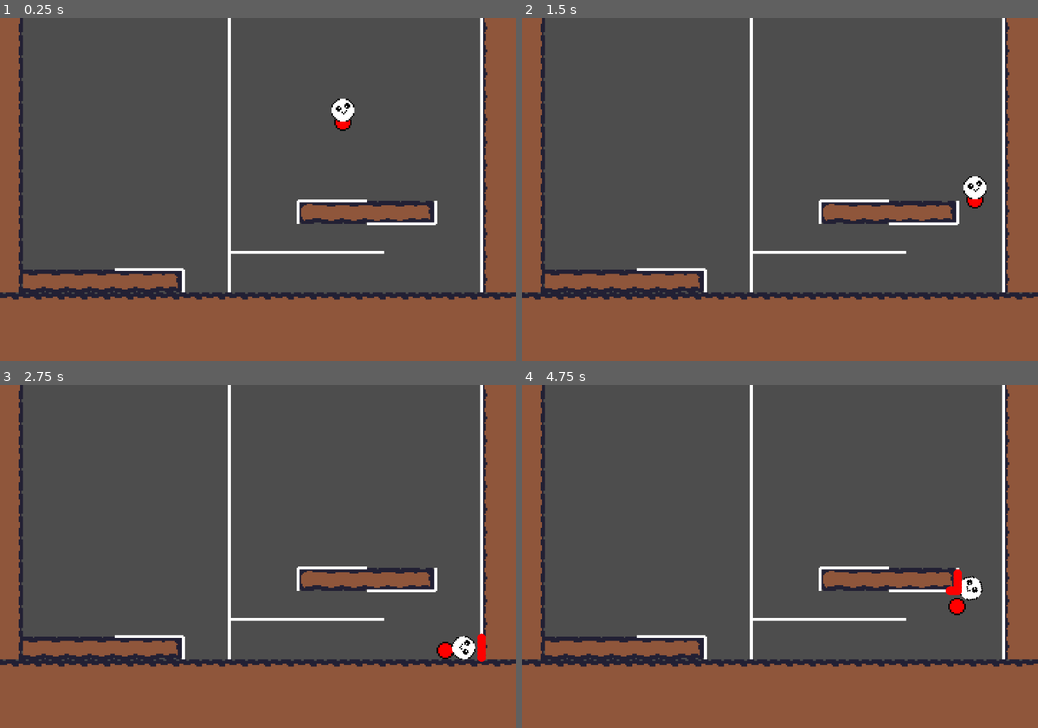
Above: before the commit, frames 1-4 (two rows, left to right).
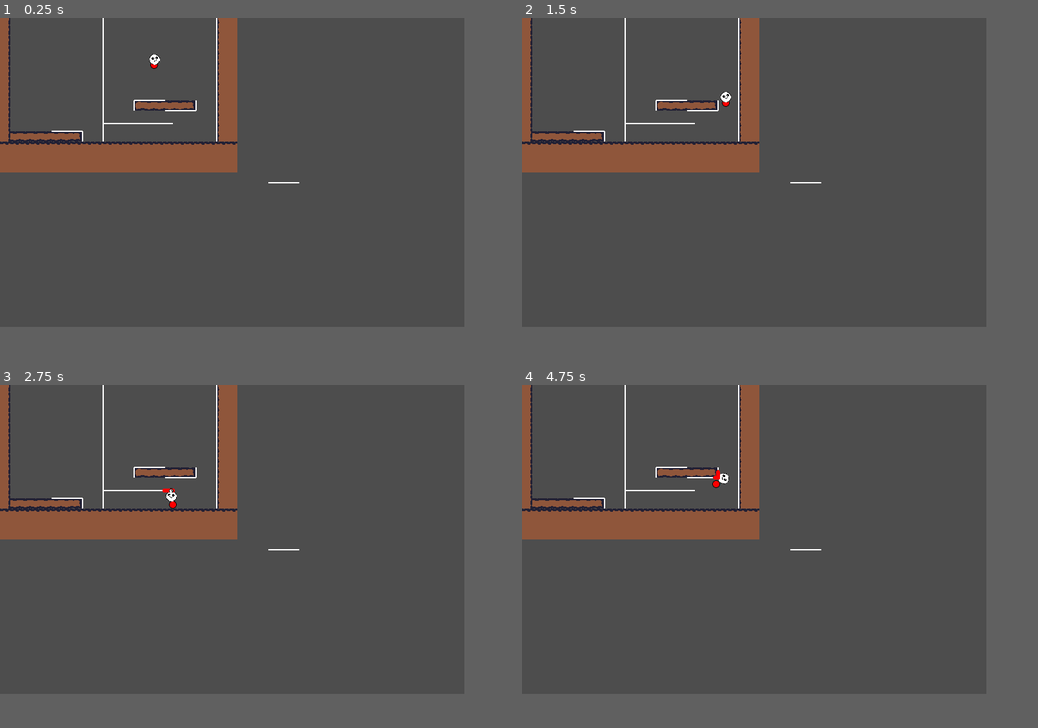
Above: after the commit, the same moments.

Repository: Victor-Boone/climbclimb
Game: Godot game, scene res://scenes/main.tscn
The game is run twice, just before and just after one commit, with the same random seed, the same clock (stepped at 60 frames per second) and the same inputs.
Inputs:
- Up to frame 1 (0.25 s): no input
- Up to frame 2 (1.5 s): hold Shift (climb) 0.53-1.28 s; hold D (move_right) from 0.53 s (still down); tap Space (jump) at 0.77, 0.8, 1.07, 1.35 s
- Up to frame 3 (2.75 s): tap Space (jump) at 1.52, 1.82, 2.3 s; tap Shift (climb) at 1.55 s; release D (move_right) at 2.03 s; hold A (move_left) from 2.03 s (still down); hold Shift (climb) from 2.03 s (still down)
- Up to frame 4 (4.75 s): release A (move_left) at 2.78 s; release Shift (climb) at 2.78 s; hold D (move_right) 2.78-4.28 s; tap Shift (climb) at 2.85, 4.35 s; tap Space (jump) at 3.02, 3.32, 3.6, 3.77, 4.07, 4.52 s; hold A (move_left) from 4.28 s (still down)
In our replay, the window is 800x533 before the commit and 720x480 after it. These sizes can differ from the game's own. Grey fills any space a smaller window leaves; there, only what the larger window draws over its background counts as a difference.

The runs differ from the first frame. In frame 1, 26% of the frame differs, in the area x 0-100%, y 0-91%; in frame 2, 26%; in frame 3, 26%; in frame 4, 26%.

Commit message:
[Climb] Changed jump logic while climbing

Diff:
--- a/project.godot
+++ b/project.godot
@@ -21,7 +21,6 @@
 window/size/viewport_height=480
 window/stretch/mode="canvas_items"
 window/stretch/aspect="ignore"
-window/stretch/scale=2.0
 
 [file_customization]
 
--- a/scripts/slimecat.gd
+++ b/scripts/slimecat.gd
@@ -60,6 +60,7 @@
 func is_standing()      -> bool: return abs(body_angle() - STILL_ANGLE) < 0.25 * PI
 func is_climbing()      -> bool: return Input.is_action_pressed("climb")
 func is_gripped()       -> bool: return hand_grip[LEFT]["load"] + hand_grip[RIGHT]["load"] > 0.01
+func is_in_air()        -> bool: return not is_on_floor()
 
 
 # Visual-related functions
@@ -102,9 +103,10 @@
 	var v_butt = $Butt.velocity
 	var v_head = $Head.velocity
 	if is_gripped():
-		if Input.is_action_just_pressed("jump") and is_gripped():
+		if Input.is_action_just_pressed("jump"):
 			state = State.IDLE
 			var dir: Vector2 = Vector2(x_direction, -2.0).normalized()
+			$Head.velocity += 0.5 * CLIMB_JUMP_VELOCITY * dir
 			$Butt.velocity += CLIMB_JUMP_VELOCITY * dir
 			hand_grip[LEFT]["load"] = 0.0
 			hand_grip[RIGHT]["load"] = 0.0
@@ -173,7 +175,10 @@
 	# Correct theta to push it towards STANDING_ANGLE
 	if true and state != State.STUN:
 		var target_speed: float = desired_angle_speed_wrt(theta)
-		var correction: float = 0.33 if is_climbing() else 1.0
+		var correction: float
+		if is_gripped(): correction = 0.33
+		elif is_in_air(): correction = 0.66
+		else: correction = 1.0
 		dtheta = move_toward(dtheta, target_speed, correction * STANDING_STRENGTH * delta)
 
 	# Correct distance between head & butt
